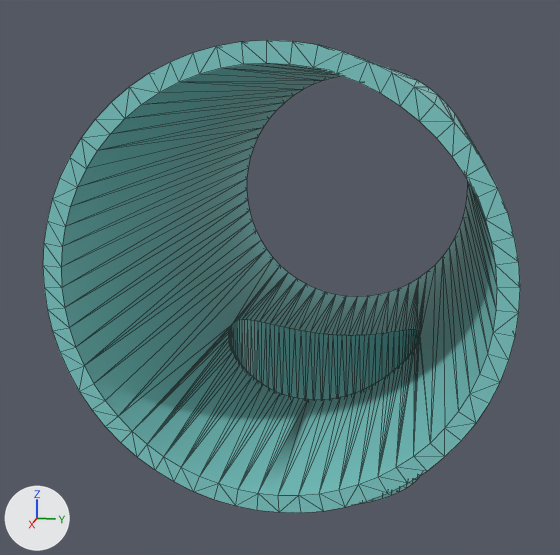
Before and after pictures for a commit that changed the glTF model docs/Additional CAD exercise/steps/ax_steam_line_loop/step_16.glb.
Before and after are seen from a 50 mm camera at (898.0, 55.0, 1070.0) aimed at (506.0, -23.0, 972.0). Lighting does not change. The marker at lower left points along +X, +Y and +Z. The older version comes first. Mesh edges are drawn as thin lines. Vertices at exactly the same position are counted once.

The first picture shows 'part__6" x 4" reducing tee'.
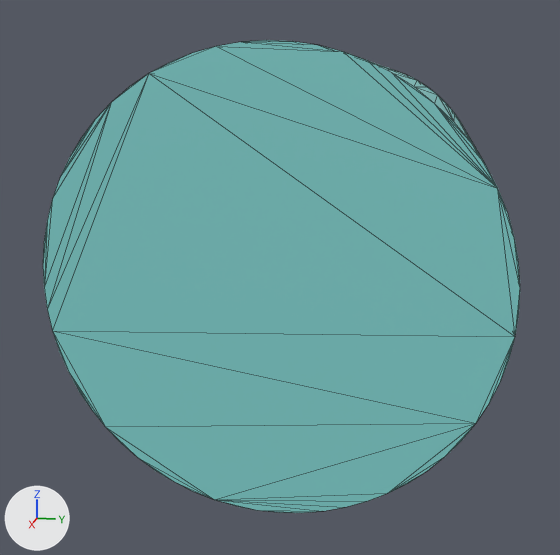
Changed parts and their boxes (x1, y1, x2, y2) in the pictures (560 x 555 px):
part 1 of me_part__6__x_4__reducing_tee, deleted (cyan)
    before: (43, 40, 520, 513)

What changed in the scene script:
```text
Change me_part__6__x_4__reducing_tee:
    used by ob_part__6__x_4__reducing_tee; location = (0.0, 0.0, 0.0)
    remove me_part__6__x_4__reducing_tee.from_pydata(...)  # 774 vertices, 1158 faces; spans x 357.0..643.0, y -84.0..84.0, z 870.0..1084.0
    add me_part__6__x_4__reducing_tee.from_pydata(...)  # 126 vertices, 248 faces; spans x 357.0..643.0, y -84.0..84.0, z 916.0..1084.0
    me_part__6__x_4__reducing_tee part 1: 648 vertices removed from x 357.0..643.0, y -77.0..77.0, z 870.0..1077.0
```
